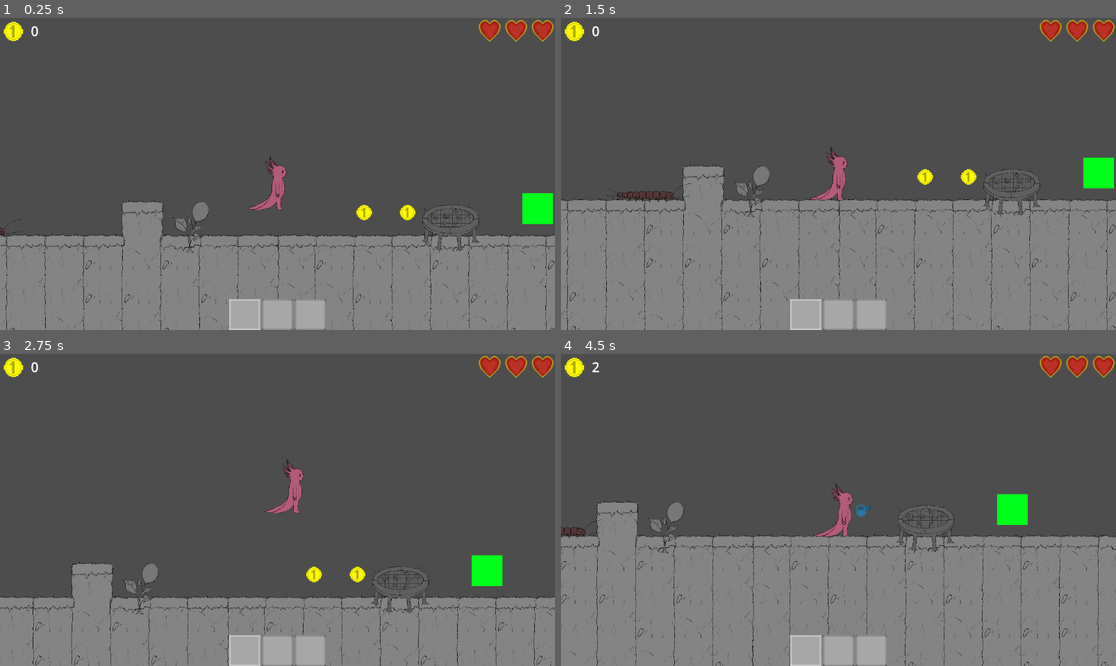
Above: before the commit, frames 1-4 (two rows, left to right).
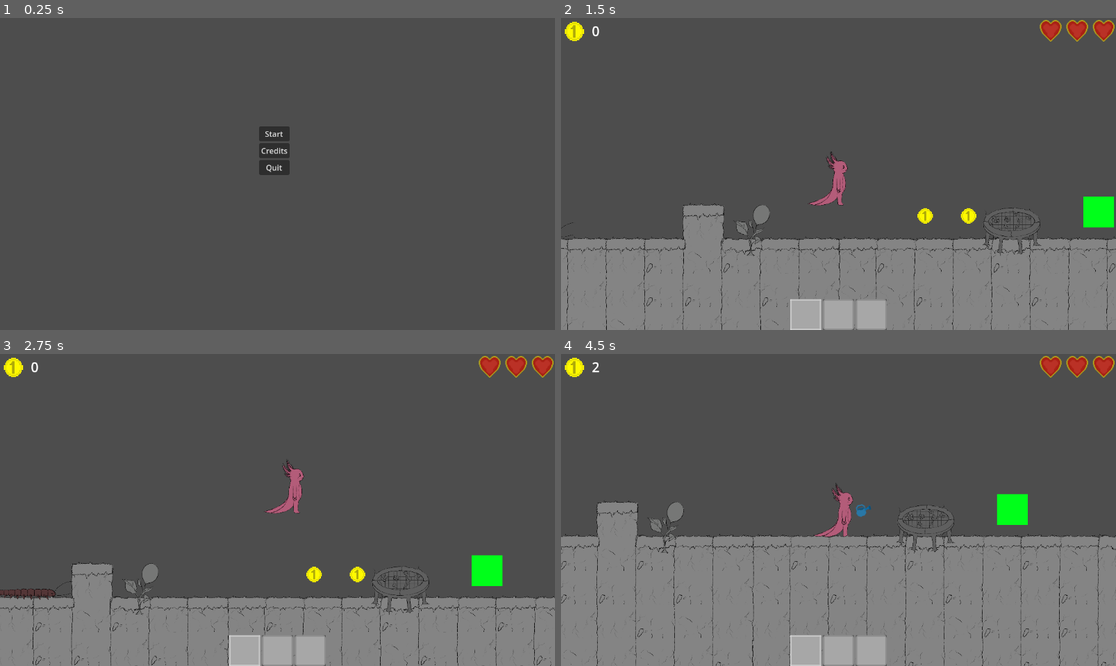
Above: after the commit, the same moments.

Repository: AzureLeaf0/GameJam
Game: Godot game, scene res://scenes/main_menu.tscn
Two runs of this game, one before a commit and one after it. Both use one fixed random seed, a clock stepped at 60 frames per second and the inputs below. Before the commit the project starts from res://scenes/map.tscn.
Inputs (mouse positions are in pixels of both pictures, inside the frame that each line leads up to):
- Up to frame 1 (0.25 s): no input
- Up to frame 2 (1.5 s): click (832, 152) at 0.5 s, where only the run after the commit has a clickable "Credits"; click (832, 133) at 1.25 s, where only the run after the commit has a clickable "Start"
- Up to frame 3 (2.75 s): move the mouse to (399, 494) at 2.02 s; hold Right (move_right) from 2.03 s (still down); tap E (Interact) at 2.1 s; tap Space (jump) at 2.27 s
- Up to frame 4 (4.5 s): move the mouse to (727, 525) at 2.77 s; click (727, 525) at 2.85 s; tap Space (jump) at 3.02 s; move the mouse to (894, 441) at 3.52 s; release Right (move_right) at 3.53 s; hold Left (move_left) 3.53-4.28 s; right-click (894, 441) at 3.6 s; move the mouse to (810, 572) at 4.27 s; hold Right (move_right) from 4.28 s (still down); tap E (Interact) at 4.35 s

The runs differ from the first frame. In frame 1, 33% of the frame differs, in the area x 0-100%, y 0-100%; in frame 2, 15%; in frame 3, 0.5%; in frame 4, less than 0.1%.

Commit message:
added basic main menu

Diff:
--- a/gamejam/project.godot
+++ b/gamejam/project.godot
@@ -11,7 +11,7 @@
 [application]
 
 config/name="GameJam"
-run/main_scene="uid://cho2qy4w8h5yq"
+run/main_scene="uid://fvccgl4bk24e"
 config/features=PackedStringArray("4.4", "Forward Plus")
 config/icon="res://icon.svg"
 
--- a/gamejam/scenes/UI.tscn
+++ b/gamejam/scenes/UI.tscn
@@ -62,40 +62,6 @@
 layout_mode = 2
 texture = ExtResource("3_ua6yw")
 
-[node name="GridContainer4" type="GridContainer" parent="CanvasLayer"]
-anchors_preset = 7
-anchor_left = 0.5
-anchor_top = 1.0
-anchor_right = 0.5
-anchor_bottom = 1.0
-offset_left = -100.0
-offset_top = -64.0
-offset_right = 100.0
-grow_horizontal = 2
-grow_vertical = 0
-columns = 3
-
-[node name="ProgressBar" type="ProgressBar" parent="CanvasLayer/GridContainer4"]
-custom_minimum_size = Vector2(64, 64)
-layout_mode = 2
-max_value = 0.0
-fill_mode = 2
-show_percentage = false
-
-[node name="ProgressBar2" type="ProgressBar" parent="CanvasLayer/GridContainer4"]
-custom_minimum_size = Vector2(64, 64)
-layout_mode = 2
-max_value = 0.0
-fill_mode = 2
-show_percentage = false
-
-[node name="ProgressBar3" type="ProgressBar" parent="CanvasLayer/GridContainer4"]
-custom_minimum_size = Vector2(64, 64)
-layout_mode = 2
-max_value = 0.0
-fill_mode = 2
-show_percentage = false
-
 [node name="GridContainer2" type="GridContainer" parent="CanvasLayer"]
 anchors_preset = 7
 anchor_left = 0.5
@@ -149,3 +115,59 @@
 custom_minimum_size = Vector2(45, 45)
 layout_mode = 2
 texture = ExtResource("5_75u2n")
+
+[node name="GridContainer4" type="GridContainer" parent="CanvasLayer"]
+anchors_preset = 7
+anchor_left = 0.5
+anchor_top = 1.0
+anchor_right = 0.5
+anchor_bottom = 1.0
+offset_left = -100.0
+offset_top = -64.0
+offset_right = 100.0
+grow_horizontal = 2
+grow_vertical = 0
+columns = 3
+
+[node name="ProgressBar" type="ProgressBar" parent="CanvasLayer/GridContainer4"]
+custom_minimum_size = Vector2(64, 64)
+layout_mode = 2
+max_value = 0.0
+fill_mode = 2
+show_percentage = false
+
+[node name="ProgressBar2" type="ProgressBar" parent="CanvasLayer/GridContainer4"]
+custom_minimum_size = Vector2(64, 64)
+layout_mode = 2
+max_value = 0.0
+fill_mode = 2
+show_percentage = false
+
+[node name="ProgressBar3" type="ProgressBar" parent="CanvasLayer/GridContainer4"]
+custom_minimum_size = Vector2(64, 64)
+layout_mode = 2
+max_value = 0.0
+fill_mode = 2
+show_percentage = false
+
+[node name="GridContainer5" type="GridContainer" parent="CanvasLayer"]
+layout_direction = 3
+anchors_preset = 1
+anchor_left = 1.0
+anchor_right = 1.0
+offset_left = -553.0
+offset_top = 157.0
+offset_right = -290.0
+offset_bottom = 240.0
+grow_horizontal = 0
+theme_override_constants/h_separation = 10
+columns = 3
+
+[node name="Drop1" type="TextureRect" parent="CanvasLayer/GridContainer5"]
+layout_mode = 2
+
+[node name="Drop2" type="TextureRect" parent="CanvasLayer/GridContainer5"]
+layout_mode = 2
+
+[node name="Drop3" type="TextureRect" parent="CanvasLayer/GridContainer5"]
+layout_mode = 2
--- /dev/null
+++ b/gamejam/scenes/main_menu.gd
@@ -0,0 +1,20 @@
+extends Control
+
+
+@onready var start_button: Button = $VBoxContainer/StartButton
+@onready var credits_button: Button = $VBoxContainer/CreditsButton
+@onready var quit_button: Button = $VBoxContainer/QuitButton
+
+func _ready():
+	start_button.pressed.connect(_on_start_pressed)
+	quit_button.pressed.connect(_on_quit_pressed)
+	credits_button.pressed.connect(_on_credits_pressed)  # varsa
+
+func _on_start_pressed():
+	get_tree().change_scene_to_file("res://scenes/map.tscn")  # Oyun sahnenin yolu
+
+func _on_quit_pressed():
+	get_tree().quit()
+
+func _on_credits_pressed():
+	print("Options açılacak (henüz yapılmadı)")
--- /dev/null
+++ b/gamejam/scenes/main_menu.tscn
@@ -0,0 +1,31 @@
+[gd_scene load_steps=2 format=3 uid="uid://fvccgl4bk24e"]
+
+[ext_resource type="Script" uid="uid://v2vpu6ugooq5" path="res://scenes/main_menu.gd" id="1_l6cm7"]
+
+[node name="MainMenu" type="Control"]
+layout_mode = 3
+anchors_preset = 15
+anchor_right = 1.0
+anchor_bottom = 1.0
+grow_horizontal = 2
+grow_vertical = 2
+script = ExtResource("1_l6cm7")
+
+[node name="VBoxContainer" type="VBoxContainer" parent="."]
+layout_mode = 0
+offset_left = 538.0
+offset_top = 225.0
+offset_right = 601.0
+offset_bottom = 326.0
+
+[node name="StartButton" type="Button" parent="VBoxContainer"]
+layout_mode = 2
+text = "Start"
+
+[node name="CreditsButton" type="Button" parent="VBoxContainer"]
+layout_mode = 2
+text = "Credits"
+
+[node name="QuitButton" type="Button" parent="VBoxContainer"]
+layout_mode = 2
+text = "Quit"
Not shown, added: gamejam/scenes/main_menu.gd.uid
Not shown: 1 places in gamejam/scenes/map.tscn that only renumber resources
